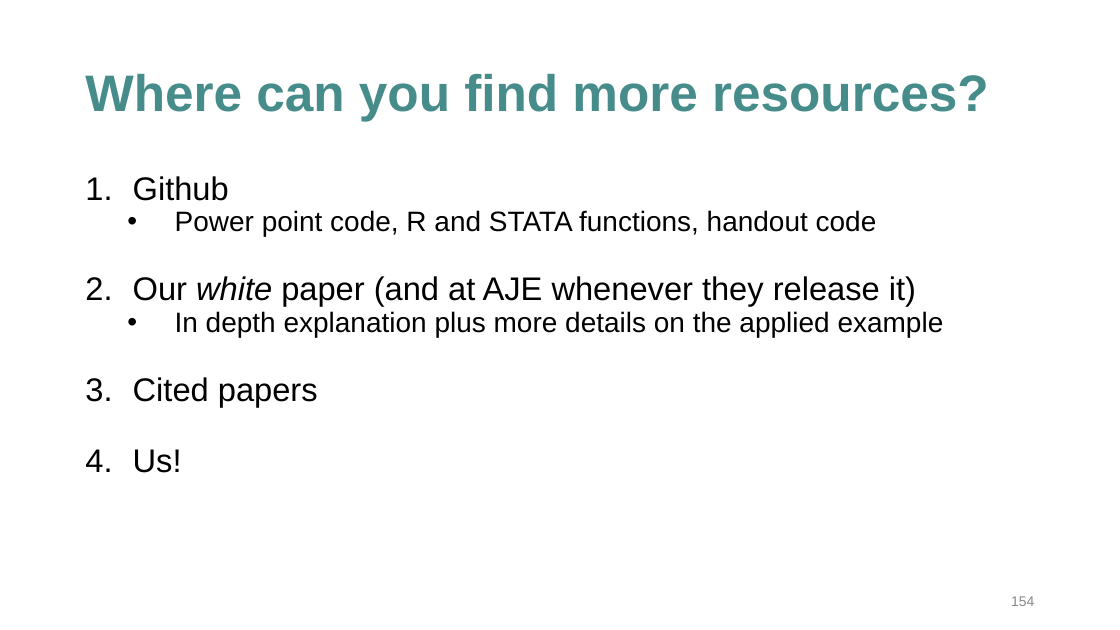
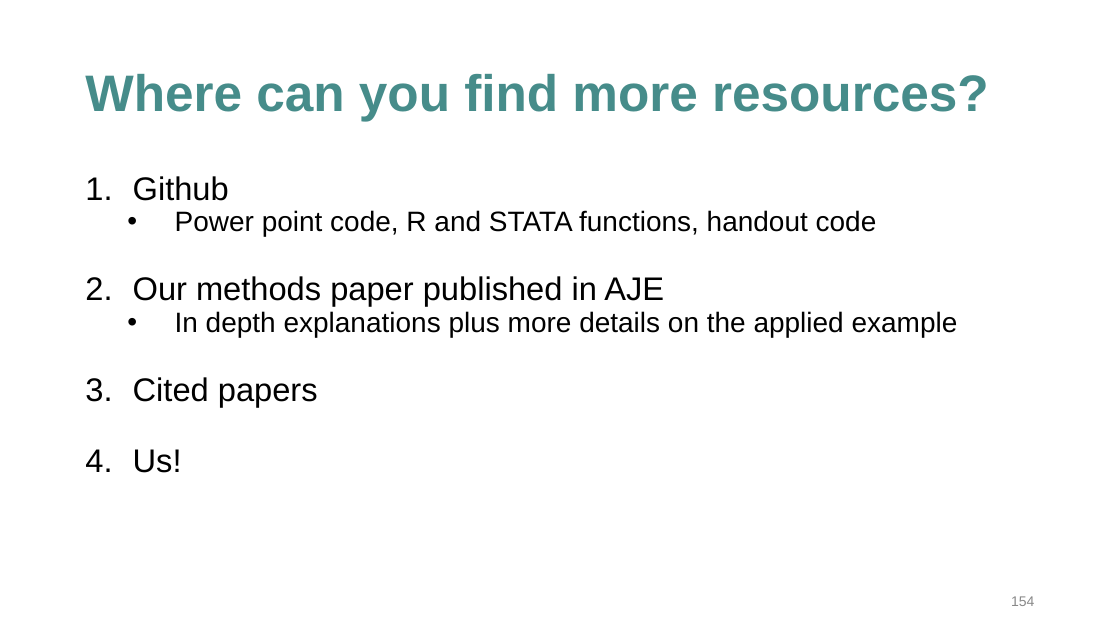
Before and after one commit to VabLab/Quantile-Regression-Workshop, a slide deck: slide 154 of 2025 QR Workshop.pptx. Drawn at 1120x630 pixels with LibreOffice and Linux fonts; fonts in the diff are those of the drawing. Boxes give left, top, right and bottom in pixels: in the first picture for what was removed or moved away, otherwise in the second. Text is boxed around its words. In the diff, an @@ line names an element or a change of style, - is before the commit and + after.

```diff
--- a/2025 QR Workshop.pptx
+++ b/2025 QR Workshop.pptx
@@ text at (133,276,958,337): text changed @@
-2. Our white paper (and at AJE whenever they release it)
-  • In depth explanation plus more details on the applied example
+2. Our methods paper published in AJE
+  • In depth explanations plus more details on the applied example
```
Also in this commit, not shown: 8 slides removed.
